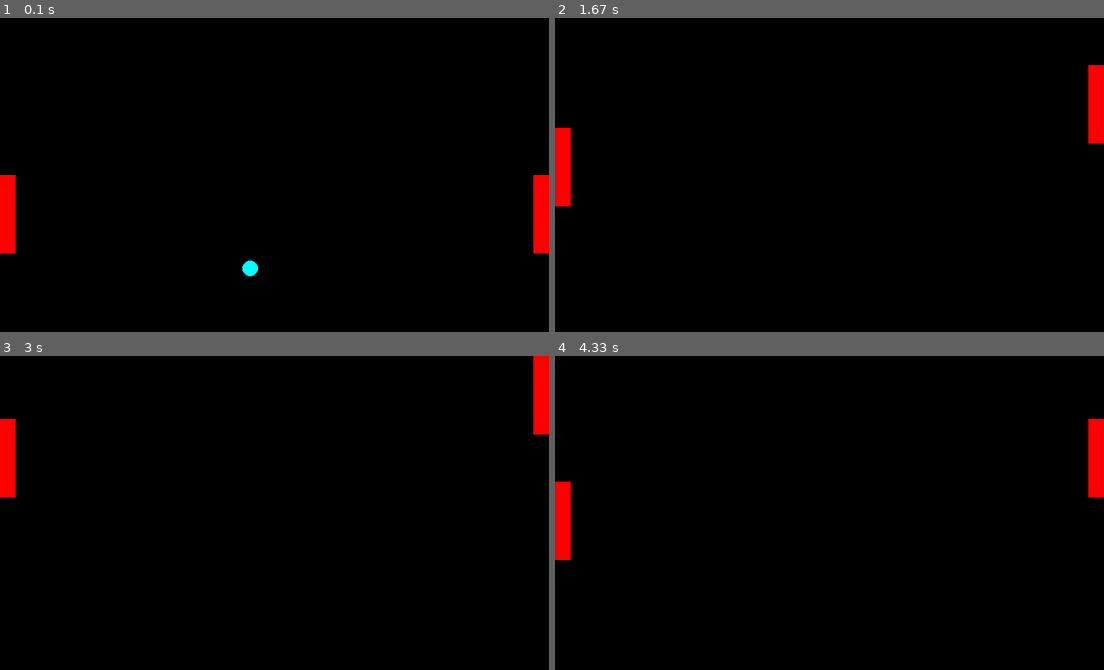
Above: before the commit, frames 1-4 (two rows, left to right).
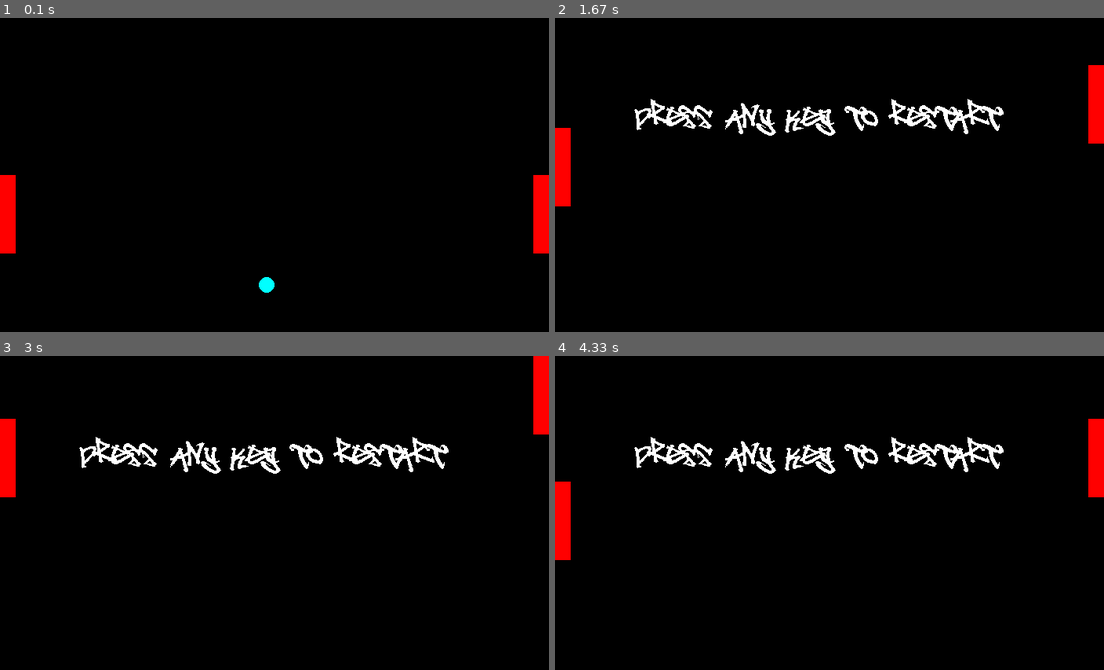
Above: after the commit, the same moments.

Repository: jarair9/Python-Learning
Game: pygame game, started from Game Developement/Game_2.py
Same seed, same stepped clock (60 frames per second), same inputs: the game is played once before the commit and once after it.
Inputs:
- Up to frame 1 (0.1 s): no input
- Up to frame 2 (1.67 s): hold Up 0.33-0.8 s; hold Down 0.83-1.13 s; hold S 0.83-1.13 s; hold Up 1.17-1.53 s; hold W 1.17-1.53 s; hold Down from 1.57 s (still down); hold S from 1.57 s (still down)
- Up to frame 3 (3 s): release Down at 1.93 s; release S at 1.93 s; hold Up 1.97-2.27 s; hold W 1.97-2.27 s; hold Down 2.3-2.6 s; hold S 2.3-2.6 s; hold Up from 2.63 s (still down); hold W from 2.63 s (still down)
- Up to frame 4 (4.33 s): release Up at 3 s; release W at 3 s; hold Down 3.03-3.4 s; hold S 3.03-3.4 s; hold Up 3.43-3.73 s; hold W 3.43-3.73 s; hold Down 3.77-4.07 s; hold S 3.77-4.07 s; hold Up from 4.1 s (still down); hold W from 4.1 s (still down)

The runs differ from the first frame. In frame 1, 0.2% of the frame differs, in the area x 44-50%, y 77-88%; in frame 2, 2.1%, in the area x 14-82%, y 25-38%; in frame 3, 2.1%; in frame 4, 2.1%.

Commit message:
New Practices

Diff:
--- a/Game Developement/Game_2.py
+++ b/Game Developement/Game_2.py
@@ -8,17 +8,26 @@
 
 screen = pygame.display.set_mode((width,height))
 pygame.display.set_caption("Ping Pong")
+font = pygame.font.Font("Game Developement/assets/Digitag.ttf",50)
 clock = pygame.time.Clock()
 
 right_panel = pygame.Rect(width-20,height // 2,20,100)
 left_panel = pygame.Rect(width - width,height // 2,20,100)
 ball = pygame.Rect(300, 300, 10 * 2, 10 * 2)
 
-gravity = 0.5
-velocity = 0
-velocity_y = 0
 
-while True:
+velocity_x = 5
+velocity_y = 5
+
+def restart_screen():
+    screen.fill("black")
+    restart_instruc = font.render("Press Any Key To Restart",False,"white")
+    screen.blit(restart_instruc,(100,100))
+
+
+
+is_running = True
+while is_running:
     for event in pygame.event.get():
         if event.type == pygame.QUIT:
             pygame.quit()
@@ -40,38 +49,49 @@
     # Creating FLoor
     if left_panel.bottom > height:
         left_panel.bottom = height
+
     if left_panel.top < 0:
         left_panel.top = 0
 
     if right_panel.bottom > height:
         right_panel.bottom = height
+
     if right_panel.top < 0:
         right_panel.top = 0
 
+
+
     # Applying Gravity
-    ball.x += velocity
+    ball.x += velocity_x
     ball.y += velocity_y
 
-    velocity_y += gravity
-    velocity += gravity
+
+
+
 
     # Ball Bottom Floor
     if ball.bottom > height:
         velocity_y *= -1
         ball.bottom = height
 
-    if ball.top > height :
+    if ball.top < 0:
         velocity_y *= -1
-        ball.bottom = height
+        ball.top = 0
 
     if ball.colliderect(right_panel):
-        velocity *= -1
+        velocity_x *= -1
         ball.right = right_panel.left
 
+    if ball.colliderect(left_panel):
+        velocity_x *= -1
+        ball.left = left_panel.right
+
+    if ball.right > width:
+        restart_screen()
 
 
-
-
+    if ball.left < 0:
+        restart_screen()
 
 
 
--- /dev/null
+++ b/OOPs/1.py
@@ -0,0 +1,53 @@
+
+class Animal:
+    def __init__(self,name):
+        self.name = name
+
+    def eat(self):
+        print(f"{self.name} is eating.")
+
+    def sleep(self):
+        print(f"{self.name} is sleeping.")
+
+
+class Prey(Animal):
+    def caught(self):
+        print(f"{self.name} is hunted")
+
+class Predator(Animal):
+    def hunt(self):
+        print(f"{self.name} do hunt")
+
+class Dog(Predator):
+    pass
+
+class Cat(Prey):
+    pass
+
+class Fish(Prey,Predator):
+    pass
+
+
+
+# Demonstrate all methods
+dog = Dog("Puppy")
+cat = Cat("moew")
+fish = Fish("hanker")
+
+print("=== Dog (Predator only) ===")
+dog.sleep()    # From Animal
+dog.eat()      # From Animal
+dog.hunt()     # From Predator
+# dog.caught() # Not available
+
+print("\n=== Cat (Prey only) ===")
+cat.sleep()    # From Animal
+cat.eat()      # From Animal
+cat.caught()   # From Prey
+# cat.hunt()   # Not available
+
+print("\n=== Fish (Both Prey and Predator) ===")
+fish.sleep()   # From Animal
+fish.eat()     # From Animal
+fish.hunt()    # From Predator
+fish.caught()  # From Prey
--- /dev/null
+++ b/OOPs/2.py
@@ -0,0 +1,377 @@
+
+# AI Generated for Learning Purposes
+
+
+from datetime import datetime, timedelta
+from abc import ABC, abstractmethod
+
+# Abc = Abstract Class
+
+# Abstruct clases canot work alone without child. WHen we define
+# method in Abstruct class we cannot excess it from that Class we should
+# create another Class and inherete the Abstruct call and create and complete
+# Methods And call the child class so it would run sucessfully.
+
+
+# ============= BASE CLASSES (Multilevel Inheritance Starting Point) =============
+class LivingBeing(ABC):
+    """Base class for all living things"""
+    def __init__(self, name, age):
+        self.name = name
+        self.age = age
+        self.alive = True
+        self.energy = 100
+        self.created_at = datetime.now()
+
+    @abstractmethod
+    def make_sound(self):
+        """Abstract method - each living being makes its own sound"""
+        pass
+
+    def breathe(self):
+        if self.alive:
+            print(f"{self.name} is breathing. Energy +5")
+            self.energy += 5
+            return True
+        return False
+
+    def age_progress(self, days=1):
+        self.age += days
+        self.energy -= days * 2
+        if self.energy <= 0:
+            self.alive = False
+            print(f"{self.name} has passed away at age {self.age}")
+        return self.age
+
+# Multilevel: LivingBeing → Animal
+class Animal(LivingBeing):
+    def __init__(self, name, age, species, habitat):
+        super().__init__(name, age)
+        self.species = species
+        self.habitat = habitat
+        self.hunger = 0
+        self.thirst = 0
+
+    def eat(self, food_amount=10):
+        if self.alive:
+            print(f"{self.name} is eating. Hunger -{food_amount}")
+            self.hunger = max(0, self.hunger - food_amount)
+            self.energy += food_amount // 2
+            return True
+        return False
+
+    def drink(self, water_amount=5):
+        if self.alive:
+            print(f"{self.name} is drinking. Thirst -{water_amount}")
+            self.thirst = max(0, self.thirst - water_amount)
+            self.energy += water_amount // 2
+            return True
+        return False
+
+    def move(self, distance):
+        if self.alive and self.energy > distance:
+            print(f"{self.name} moves {distance} meters")
+            self.energy -= distance
+            self.hunger += distance // 10
+            self.thirst += distance // 15
+            return True
+        return False
+
+# ============= MIXINS (For Multiple Inheritance) =============
+class FlyableMixin:
+    """Mixin for flying capabilities"""
+    def __init__(self, *args, **kwargs):
+        super().__init__(*args, **kwargs)
+        self.wings = 2
+        self.max_altitude = 100
+
+    def fly(self, altitude):
+        if hasattr(self, 'energy') and self.energy >= altitude:
+            print(f"{self.name} is flying at {altitude} meters")
+            self.energy -= altitude // 2
+            return True
+        return False
+
+    def land(self):
+        print(f"{self.name} is landing")
+        return True
+
+class SwimmableMixin:
+    """Mixin for swimming capabilities"""
+    def __init__(self, *args, **kwargs):
+        super().__init__(*args, **kwargs)
+        self.fins = True
+        self.swim_speed = 10
+
+    def swim(self, distance):
+        if hasattr(self, 'energy') and self.energy >= distance:
+            print(f"{self.name} is swimming {distance} meters")
+            self.energy -= distance // 2
+            return True
+        return False
+
+    def dive(self, depth):
+        print(f"{self.name} dives to {depth} meters deep")
+        return True
+
+class ClimbableMixin:
+    """Mixin for climbing capabilities"""
+    def climb(self, height):
+        if hasattr(self, 'energy') and self.energy >= height * 2:
+            print(f"{self.name} climbs {height} meters")
+            self.energy -= height * 2
+            return True
+        return False
+
+# ============= MULTILEVEL INHERITANCE CHAIN =============
+# Level 1: Animal → Mammal
+class Mammal(Animal):
+    def __init__(self, name, age, species, habitat, fur_color):
+        super().__init__(name, age, species, habitat)
+        self.fur_color = fur_color
+        self.pregnant = False
+
+    def give_birth(self):
+        if self.pregnant:
+            print(f"{self.name} gives birth to live young")
+            self.pregnant = False
+            return BabyMammal(f"Baby {self.name}", 0, self.species, self.habitat, self.fur_color)
+        return None
+
+    def nurse(self, baby):
+        if hasattr(baby, 'energy'):
+            print(f"{self.name} nurses {baby.name}")
+            baby.energy += 30
+            self.energy -= 10
+
+# Level 2: Mammal → Primate
+class Primate(Mammal):
+    def __init__(self, name, age, species, habitat, fur_color, brain_size):
+        super().__init__(name, age, species, habitat, fur_color)
+        self.brain_size = brain_size
+        self.opposable_thumbs = True
+
+    def use_tool(self, tool):
+        if self.opposable_thumbs:
+            print(f"{self.name} uses a {tool} as a tool")
+            self.energy -= 5
+            return True
+        return False
+
+    def make_sound(self):
+        return f"{self.name} chatters and gestures"
+
+# Level 3: Primate → Ape
+class Ape(Primate):
+    def __init__(self, name, age, species, habitat, fur_color, brain_size, social_group):
+        super().__init__(name, age, species, habitat, fur_color, brain_size)
+        self.social_group = social_group
+        self.grooming_partners = []
+
+    def groom(self, other_ape):
+        if other_ape in self.grooming_partners:
+            print(f"{self.name} grooms {other_ape.name}")
+            self.energy -= 3
+            other_ape.energy += 5
+            return True
+        return False
+
+    def make_sound(self):
+        return f"{self.name} hoots loudly to the {self.social_group} group"
+
+# ============= MULTIPLE INHERITANCE EXAMPLES =============
+class Bat(Mammal, FlyableMixin):
+    """Bat inherits from Mammal (multilevel) and FlyableMixin"""
+    def __init__(self, name, age, fur_color, nocturnal=True):
+        Mammal.__init__(self, name, age, "Bat", "Caves", fur_color)
+        FlyableMixin.__init__(self)
+        self.nocturnal = nocturnal
+        self.echolocation = True
+
+    def make_sound(self):
+        return f"{self.name} emits high-frequency clicks"
+
+    def echo_locate(self):
+        if self.echolocation:
+            print(f"{self.name} uses echolocation to find prey")
+            self.energy -= 2
+
+class Duck(Animal, FlyableMixin, SwimmableMixin):
+    """Duck inherits from Animal and two mixins"""
+    def __init__(self, name, age, species="Mallard"):
+        Animal.__init__(self, name, age, species, "Wetlands")
+        FlyableMixin.__init__(self)
+        SwimmableMixin.__init__(self)
+        self.webbed_feet = True
+        self.max_altitude = 500
+
+    def make_sound(self):
+        return "Quack quack!"
+
+    def fly_and_swim(self):
+        """Demonstrates using multiple inherited capabilities"""
+        print(f"{self.name} takes off from water")
+        self.fly(10)
+        print(f"{self.name} lands on water")
+        self.swim(20)
+
+class Frog(Animal, SwimmableMixin, ClimbableMixin):
+    """Frog inherits from Animal and multiple mixins"""
+    def __init__(self, name, age, species="Tree Frog"):
+        Animal.__init__(self, name, age, species, "Rainforest")
+        SwimmableMixin.__init__(self)
+        ClimbableMixin.__init__(self)
+        self.metamorphosis_complete = True
+
+    def make_sound(self):
+        return "Ribbit ribbit!"
+
+    def jump(self, distance):
+        if self.energy >= distance:
+            print(f"{self.name} jumps {distance} meters!")
+            self.energy -= distance // 2
+            return True
+        return False
+
+class Platypus(Mammal, SwimmableMixin):
+    """Platypus - mammal that swims (unique multiple inheritance)"""
+    def __init__(self, name, age, fur_color):
+        Mammal.__init__(self, name, age, "Platypus", "Rivers", fur_color)
+        SwimmableMixin.__init__(self)
+        self.venomous_spur = True
+        self.lays_eggs = True  # Exception to mammal rule!
+
+    def make_sound(self):
+        return f"{self.name} makes a soft growl"
+
+    def lay_egg(self):
+        if self.lays_eggs:
+            print(f"{self.name} lays an egg!")
+            return Egg("Platypus Egg", self.name)
+
+# Helper class
+class Egg:
+    def __init__(self, species, parent):
+        self.species = species
+        self.parent = parent
+        self.laid_at = datetime.now()
+        self.hatches_in = timedelta(days=10)
+
+    def hatch(self):
+        if datetime.now() > self.laid_at + self.hatches_in:
+            return Platypus(f"Baby {self.parent}", 0, "Brown")
+        return None
+
+class BabyMammal(Mammal):
+    """Baby mammals (demonstrates inheritance chain)"""
+    def __init__(self, name, age, species, habitat, fur_color):
+        super().__init__(name, age, species, habitat, fur_color)
+        self.dependent = True
+
+    def make_sound(self):
+        return f"{self.name} makes tiny squeaking sounds"
+
+# ============= DEMONSTRATION =============
+def demonstrate_inheritance():
+    print("=" * 60)
+    print("ZOO MANAGEMENT SYSTEM - INHERITANCE DEMONSTRATION")
+    print("=" * 60)
+
+    # 1. Multilevel Inheritance Example (Ape)
+    print("\n--- MULTILEVEL INHERITANCE: Ape from LivingBeing → Animal → Mammal → Primate → Ape ---")
+    gorilla = Ape("Kong", 15, "Gorilla", "Jungle", "Black", 500, "Silverback")
+    print(f"Created: {gorilla.name}, Species: {gorilla.species}, Age: {gorilla.age}")
+    print(f"Has fur? {gorilla.fur_color} fur")
+    print(f"Has opposable thumbs? {gorilla.opposable_thumbs}")
+    print(f"Social group: {gorilla.social_group}")
+    print(f"Sound: {gorilla.make_sound()}")
+
+    # Add grooming partner
+    chimp = Ape("Cheetah", 10, "Chimpanzee", "Jungle", "Brown", 400, "Troop")
+    gorilla.grooming_partners.append(chimp)
+    gorilla.groom(chimp)
+
+    # 2. Multiple Inheritance Example (Bat)
+    print("\n--- MULTIPLE INHERITANCE: Bat (Mammal + FlyableMixin) ---")
+    bat = Bat("Bruce", 2, "Black")
+    print(f"Created: {bat.name}, Type: {bat.species}")
+    print(f"Is mammal? {isinstance(bat, Mammal)}")
+    print(f"Can fly? {isinstance(bat, FlyableMixin)}")
+    bat.breathe()
+    bat.fly(30)
+    bat.echo_locate()
+    bat.land()
+    print(f"Sound: {bat.make_sound()}")
+
+    # 3. Multiple Inheritance with Two Mixins (Duck)
+    print("\n--- MULTIPLE INHERITANCE: Duck (Animal + FlyableMixin + SwimmableMixin) ---")
+    donald = Duck("Donald", 3)
+    print(f"Created: {donald.name}, Species: {donald.species}")
+    print(f"Can fly? {isinstance(donald, FlyableMixin)}")
+    print(f"Can swim? {isinstance(donald, SwimmableMixin)}")
+    print(f"Webbed feet? {donald.webbed_feet}")
+    donald.fly_and_swim()
+    print(f"Sound: {donald.make_sound()}")
+
+    # 4. Another Multiple Inheritance (Frog)
+    print("\n--- MULTIPLE INHERITANCE: Frog (Animal + SwimmableMixin + ClimbableMixin) ---")
+    kermit = Frog("Kermit", 1)
+    print(f"Created: {kermit.name}, Species: {kermit.species}")
+    kermit.jump(5)
+    kermit.swim(10)
+    kermit.climb(3)
+    print(f"Sound: {kermit.make_sound()}")
+
+    # 5. Unusual Multiple Inheritance (Platypus)
+    print("\n--- UNUSUAL MULTIPLE INHERITANCE: Platypus (Mammal + SwimmableMixin + Egg-laying) ---")
+    perry = Platypus("Perry", 5, "Brown")
+    print(f"Created: {perry.name}, Species: {perry.species}")
+    print(f"Is mammal? {isinstance(perry, Mammal)} (but lays eggs!)")
+    print(f"Can swim? {isinstance(perry, SwimmableMixin)}")
+    print(f"Has venomous spur? {perry.venomous_spur}")
+    perry.swim(25)
+    egg = perry.lay_egg()
+    print(f"Laid egg at: {egg.laid_at}")
+
+    # 6. Method Resolution Order (MRO) Demonstration
+    print("\n--- METHOD RESOLUTION ORDER ---")
+    print("Duck MRO:")
+    for i, cls in enumerate(Duck.__mro__):
+        print(f"  Level {i}: {cls.__name__}")
+
+    # 7. Testing isinstance and issubclass
+    print("\n--- TYPE CHECKING ---")
+    print(f"Is Duck an Animal? {issubclass(Duck, Animal)}")
+    print(f"Is Duck a FlyableMixin? {issubclass(Duck, FlyableMixin)}")
+    print(f"Is donald a SwimmableMixin? {isinstance(donald, SwimmableMixin)}")
+    print(f"Is gorilla a Mammal? {isinstance(gorilla, Mammal)}")
+    print(f"Is gorilla a Primate? {isinstance(gorilla, Primate)}")
+    print(f"Is gorilla an Ape? {isinstance(gorilla, Ape)}")
+
+# Run the demonstration
+if __name__ == "__main__":
+    demonstrate_inheritance()
+
+    # Bonus: Show diamond inheritance problem (avoided with mixins)
+    print("\n" + "=" * 60)
+    print("BONUS: Diamond Inheritance Pattern")
+    print("=" * 60)
+
+    class Base:
+        def method(self):
+            return "Base"
+
+    class Left(Base):
+        def method(self):
+            return "Left"
+
+    class Right(Base):
+        def method(self):
+            return "Right"
+
+    class Diamond(Left, Right):
+        pass
+
+    diamond = Diamond()
+    print(f"Diamond method resolution: {diamond.method()} (from {Diamond.__mro__[1].__name__})")
+    print("Python follows MRO - left to right, depth-first")
